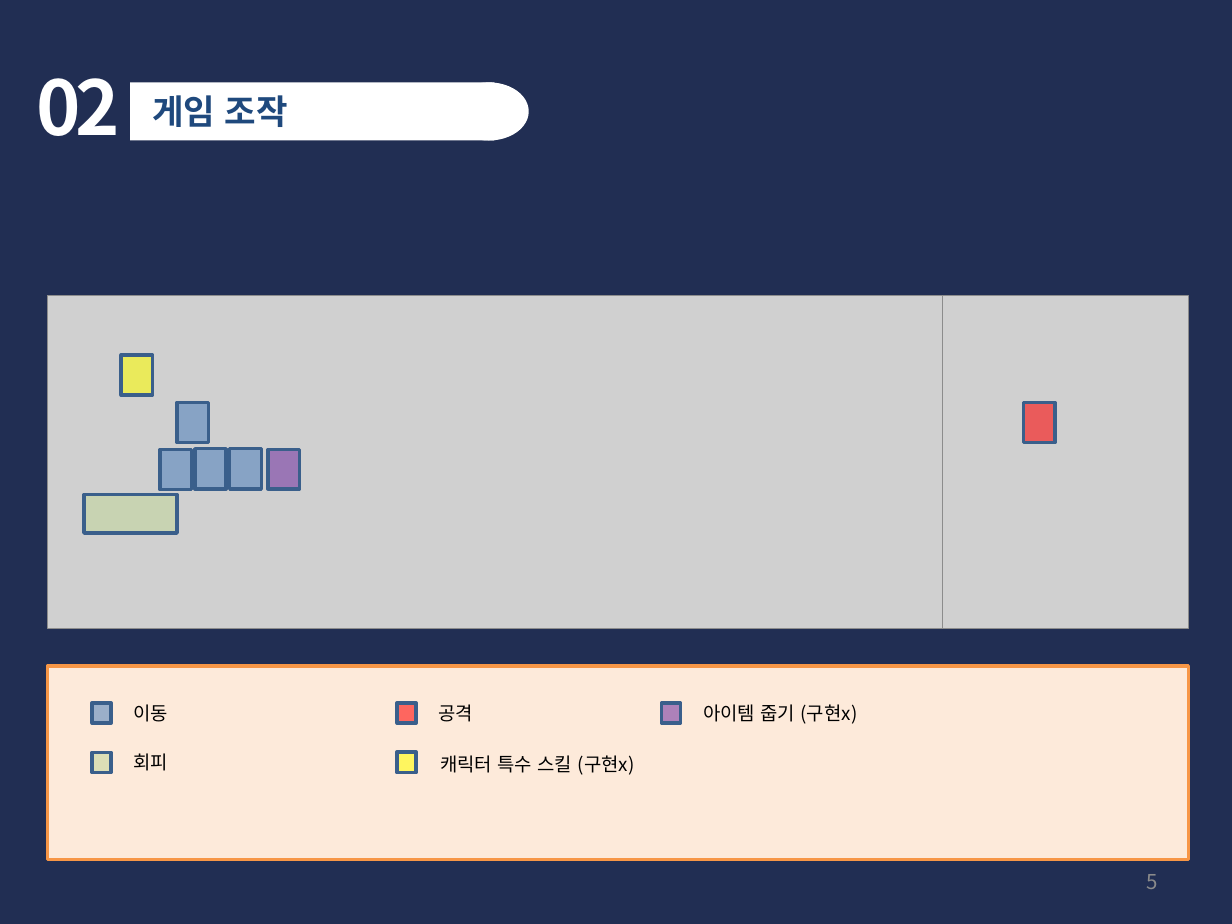
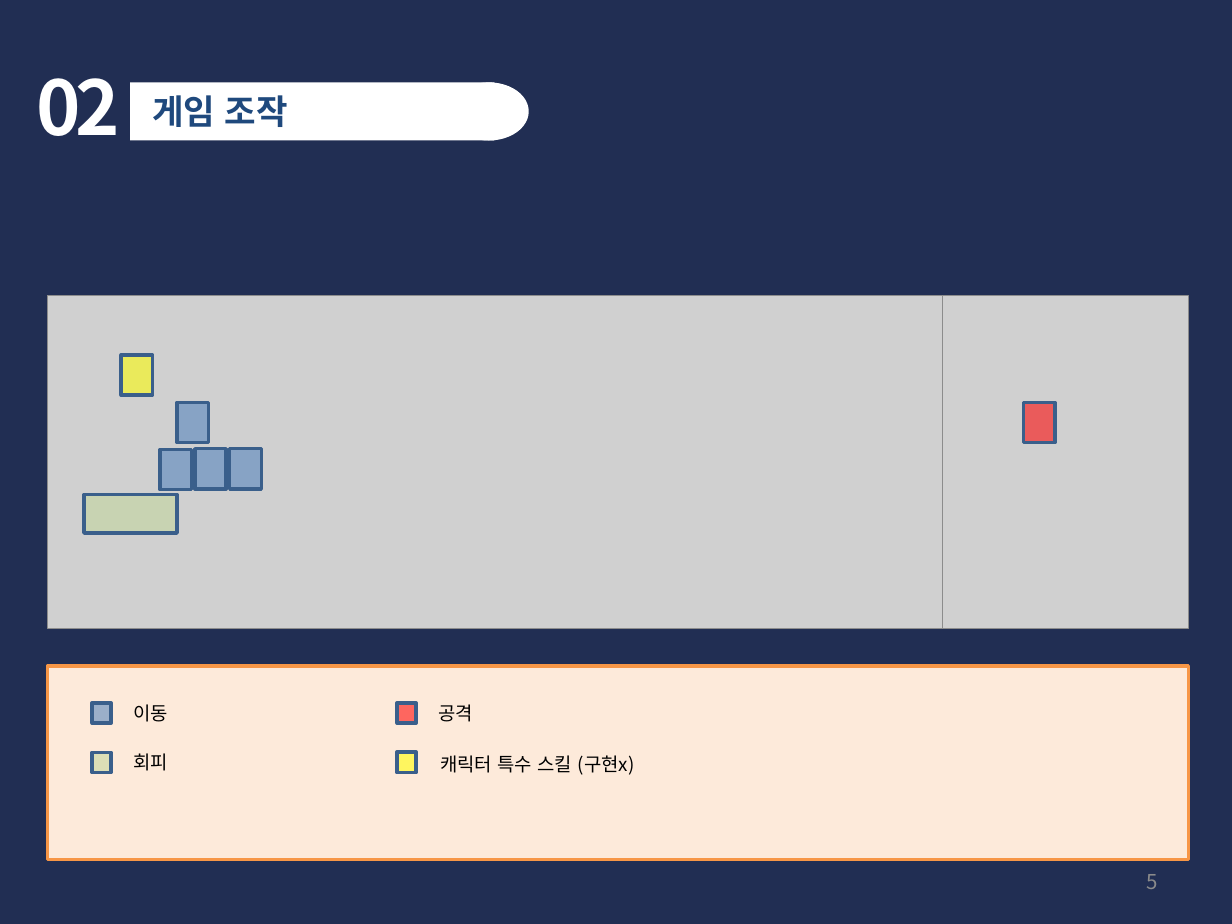
Before and after one commit to SuperHong94/Graduation_Project, a slide deck: slide 5 of plan/중간 발표.pptx. Drawn at 1232x924 pixels with LibreOffice and Linux fonts; fonts in the diff are those of the drawing; grey boxes stand for pictures. Boxes give left, top, right and bottom in pixels: in the first picture for what was removed or moved away, otherwise in the second. Text is boxed around its words. In the diff, an @@ line names an element or a change of style, - is before the commit and + after.

```diff
--- a/plan/중간 발표.pptx
+++ b/plan/중간 발표.pptx
@@ rectangle removed at bbox=[269, 450, 301, 489] @@
@@ rectangle removed at bbox=[662, 702, 680, 722] @@
@@ text removed at bbox=[703, 704, 858, 724] @@
-아이템 줍기 (구현x)
```
Also in this commit, not shown: 1 other slide changed, 23 other files.
